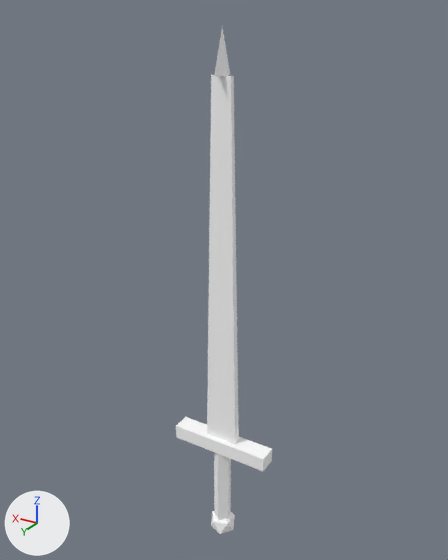
One commit to the glTF model prototypes/souls3d-concept/assets/foes/w_sword.glb: the scene before it, then after it.
The view is the same before and after, from a camera (50 mm lens) standing at (-0.726, 1.204, 1.234) and looking at (0.019, -0.038, 0.613). Every picture has the same lights, and +X, +Y and +Z are marked at lower left. The older version comes first. Vertices at exactly the same position are counted once.

Objects in the first picture: 'w_sword'.
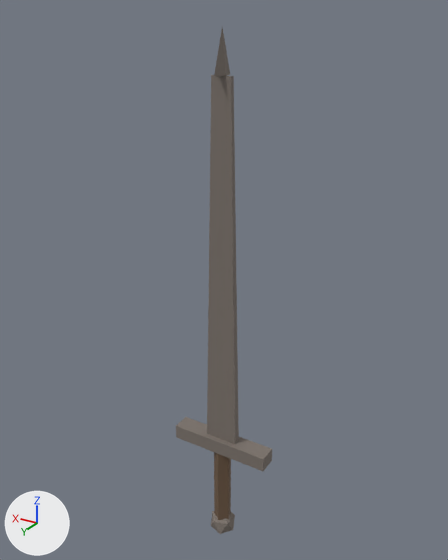
Location of each change, (x1, y1, x2, y2) in pixels of the pictures (448 x 560 px):
part 1 of me_w_sword, recoloured (white to grey): (176, 27, 272, 534) in both
part 2 of me_w_sword, recoloured (white to brown): (214, 452, 231, 520) in both

Diff of the bpy script that builds the scene:
```diff
--- a/prototypes/souls3d-concept/assets/foes/w_sword.glb.py
+++ b/prototypes/souls3d-concept/assets/foes/w_sword.glb.py
@@ me_w_sword @@
 me_w_sword.from_pydata(...)  # 43 vertices, 66 faces; spans x -0.14..0.14, y -0.034..0.034, z -0.18..1.21
 # used by ob_w_sword; location = (0.0, 0.0, 0.0)
+# me_w_sword part 1: 50 faces centred in x -0.14..0.14, y -0.03..0.03, z -0.165..1.143 are repainted in the vertex colours; the middle colour goes from white #ffffff to grey #7c736c
+# me_w_sword part 2: 16 faces centred in x -0.021..0.021, y -0.02..0.019, z -0.12..0.12 are repainted in the vertex colours; the middle colour goes from white #ffffff to brown #6f5945
 me_w_sword.materials.append(mat_foe)
```
